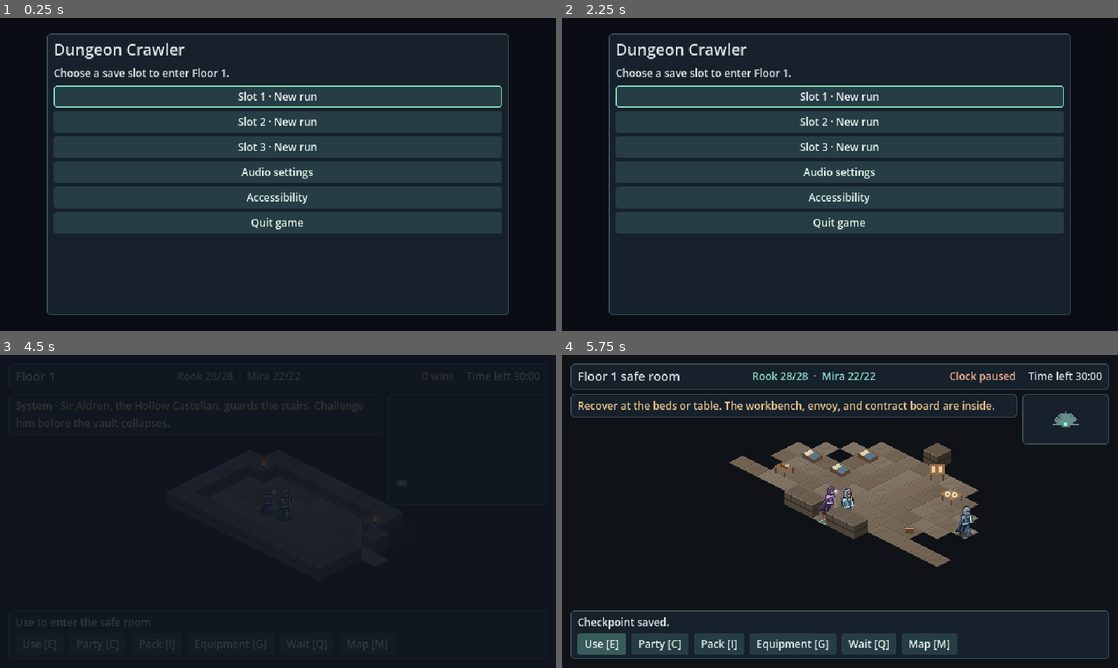
Above: before the commit, frames 1-4 (two rows, left to right).
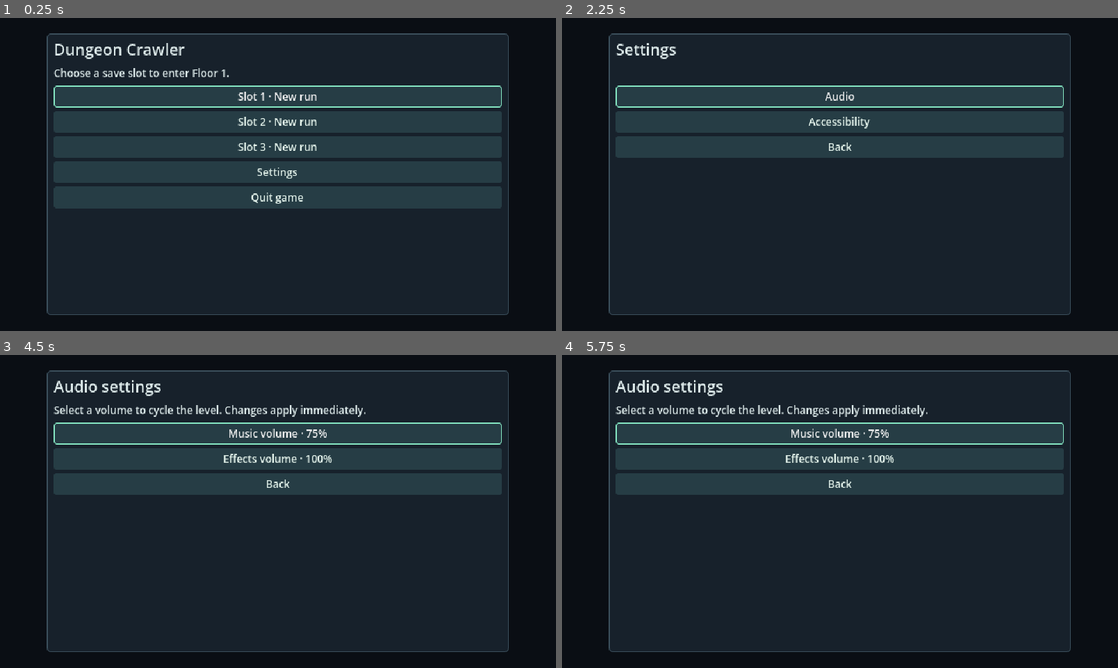
Above: after the commit, the same moments.

Repository: ChrisTitusTech/dungeon-crawler
Game: Godot game, scene res://scenes/main.tscn
Same seed, same stepped clock (60 frames per second), same inputs: the game is played once before the commit and once after it. Sound files missing from this copy of the repository are replaced by a short silence.
Inputs (mouse positions are in pixels of both pictures, inside the frame that each line leads up to):
- Up to frame 1 (0.25 s): no input
- Up to frame 2 (2.25 s): click (840, 171) at 0.5 s, where only the run before the commit has a clickable "Audio settings"; click (840, 96) at 1.25 s, where only the run after the commit has a clickable "Audio"; click "Back" at 2 s
- Up to frame 3 (4.5 s): click "Accessibility" at 2.75 s; click "Back" at 3.5 s; click (278, 433) at 4.25 s, where only the run before the commit has a clickable "Slot 1 · New run"
- Up to frame 4 (5.75 s): click (600, 642) at 5 s, where only the run before the commit has a clickable "Use [E]"

The runs differ from the first frame. In frame 1, 5.9% of the frame differs, in the area x 9-91%, y 47-69%; in frame 2, 18%; in frame 3, 19%; in frame 4, 31%, in the area x 1-99%, y 2-98%.

Commit message:
Open campaign pause menu with Escape

Diff:
--- a/project.godot
+++ b/project.godot
@@ -78,7 +78,7 @@
 }
 pause={
 "deadzone": 0.5,
-"events": [Object(InputEventKey,"physical_keycode":80), Object(InputEventJoypadButton,"button_index":6)]
+"events": [Object(InputEventKey,"keycode":4194305), Object(InputEventKey,"physical_keycode":80), Object(InputEventJoypadButton,"button_index":6)]
 }
 
 [rendering]
--- a/scripts/core/dungeon_game.gd
+++ b/scripts/core/dungeon_game.gd
@@ -186,6 +186,10 @@
 			get_viewport().set_input_as_handled()
 			_menu_back.call()
 		return
+	if _run != null and event.is_action_pressed(&"pause"):
+		get_viewport().set_input_as_handled()
+		_show_pause()
+		return
 	if not _can_explore():
 		return
 	if _run != null and event.is_action_pressed(&"interact"):
@@ -196,8 +200,6 @@
 		_show_inventory()
 	elif _run != null and event.is_action_pressed(&"open_equipment"):
 		_show_equipment()
-	elif _run != null and event.is_action_pressed(&"pause"):
-		_show_pause()
 	elif event.is_action_pressed(&"toggle_minimap"):
 		_toggle_minimap()
 	elif event.is_action_pressed(&"wait_turn"):
@@ -308,6 +310,8 @@
 	_hud.hide()
 	_dungeon.hide()
 	_interface.add_child(_battle)
+	if _menu != null:
+		_interface.move_child(_battle, _menu.get_index())
 	_battle.finished.connect(_close_battle)
 	var supplies: int = _run.count("tonic") if _run != null else _tonics
 	_audio.play_track(DungeonAudio.Track.BATTLE)
@@ -379,6 +383,8 @@
 
 
 func _show_slots(message: String = "Choose a save slot to enter Floor 1.") -> void:
+	if _battle != null:
+		_dismiss_battle()
 	_run = null
 	_floor = null
 	_dungeon.hide()
@@ -395,8 +401,7 @@
 			choices.append(CampaignMenu.choice("Replace slot %d" % slot, _confirm_replace.bind(slot)))
 		else:
 			choices.append(CampaignMenu.choice("Slot %d · New run" % slot, _new_slot.bind(slot)))
-	choices.append(CampaignMenu.choice("Audio settings", _show_audio_settings))
-	choices.append(CampaignMenu.choice("Accessibility", _show_accessibility))
+	choices.append(CampaignMenu.choice("Settings", _show_settings.bind(_show_slots)))
 	choices.append(CampaignMenu.choice("Quit game", _quit))
 	_present("Dungeon Crawler", message, choices, false)
 
@@ -909,26 +914,41 @@
 
 
 func _show_pause() -> void:
-	_present("Paused", "Use the safe room to record progress. Returning to the slot menu ends this session.", [
-		CampaignMenu.choice("Resume", _hide_menu),
-		CampaignMenu.choice("Audio settings", _show_audio_settings.bind(true)),
-		CampaignMenu.choice("Accessibility", _show_accessibility.bind(true)),
+	if _battle != null:
+		_battle.hold_controls()
+	_present("Paused", "Leaving the run returns you to your last checkpoint the next time you play.", [
+		CampaignMenu.choice("Resume", _resume_run),
+		CampaignMenu.choice("Settings", _show_settings.bind(_show_pause)),
 		CampaignMenu.choice("Return to save slots", _show_slots),
-	])
-
-
-func _show_audio_settings(from_pause: bool = false) -> void:
-	var back: Callable = _show_pause if from_pause else _show_slots
-	_present("Audio settings", "Select a volume to cycle the level. Changes apply immediately.", [
-		CampaignMenu.choice("Music volume · %d%%" % _audio.music_volume, _change_volume.bind(true, from_pause)),
-		CampaignMenu.choice("Effects volume · %d%%" % _audio.effects_volume, _change_volume.bind(false, from_pause)),
+		CampaignMenu.choice("Quit game", _quit),
+	], true, _resume_run)
+
+
+func _resume_run() -> void:
+	_hide_menu()
+	_resume_scene_controls()
+
+
+func _show_settings(back: Callable) -> void:
+	var settings: Callable = _show_settings.bind(back)
+	_present("Settings", "", [
+		CampaignMenu.choice("Audio", _show_audio_settings.bind(settings)),
+		CampaignMenu.choice("Accessibility", _show_accessibility.bind(settings)),
 		CampaignMenu.choice("Back", back),
 	], true, back)
 
 
-func _change_volume(music: bool, from_pause: bool) -> void:
+func _show_audio_settings(back: Callable) -> void:
+	_present("Audio settings", "Select a volume to cycle the level. Changes apply immediately.", [
+		CampaignMenu.choice("Music volume · %d%%" % _audio.music_volume, _change_volume.bind(true, back)),
+		CampaignMenu.choice("Effects volume · %d%%" % _audio.effects_volume, _change_volume.bind(false, back)),
+		CampaignMenu.choice("Back", back),
+	], true, back)
+
+
+func _change_volume(music: bool, back: Callable) -> void:
 	_audio.cycle_volume(music)
-	_show_audio_settings(from_pause)
+	_show_audio_settings(back)
 
 
 func _load_accessibility() -> void:
@@ -942,24 +962,25 @@
 func _apply_accessibility() -> void:
 	_dungeon.reduced_motion = _reduced_motion
 	_fade.reduced_motion = _reduced_motion
+	if _battle != null:
+		_battle.update_motion_setting(_reduced_motion)
 	_held_action = &""
 
 
-func _show_accessibility(from_pause: bool = false, notice: String = "") -> void:
-	var back: Callable = _show_pause if from_pause else _show_slots
+func _show_accessibility(back: Callable, notice: String = "") -> void:
 	var detail := "Reduced motion skips scene fades, camera slides, and combat motion effects. One tile per press turns off held movement."
 	if not notice.is_empty():
 		detail += "\n\n" + notice
 	_present("Accessibility", detail, [
 		CampaignMenu.choice("Reduced motion · %s" % ("On" if _reduced_motion else "Off"),
-			_toggle_accessibility.bind(true, from_pause)),
+			_toggle_accessibility.bind(true, back)),
 		CampaignMenu.choice("One tile per press · %s" % ("On" if _single_step else "Off"),
-			_toggle_accessibility.bind(false, from_pause)),
+			_toggle_accessibility.bind(false, back)),
 		CampaignMenu.choice("Back", back),
 	], true, back)
 
 
-func _toggle_accessibility(motion: bool, from_pause: bool) -> void:
+func _toggle_accessibility(motion: bool, back: Callable) -> void:
 	if motion:
 		_reduced_motion = not _reduced_motion
 	else:
@@ -970,7 +991,7 @@
 	settings.set_value("accessibility", "single_step", _single_step)
 	var error: Error = settings.save(accessibility_path)
 	var notice: String = "" if error == OK else "Settings applied for this session. Could not save them."
-	_show_accessibility(from_pause, notice)
+	_show_accessibility(back, notice)
 
 
 func _show_summary(notice: String = "") -> void:
--- a/scripts/ui/battle_view.gd
+++ b/scripts/ui/battle_view.gd
@@ -26,6 +26,7 @@
 @onready var _continue: Button = %Continue
 @onready var _enemy_delay: Timer = $EnemyDelay
 @onready var _backdrop: TextureRect = $Backdrop
+@onready var _arena_material: Material = _backdrop.material
 
 var rules: BattleRules
 var _party_cards: Array[BattleFighterView] = []
@@ -73,13 +74,23 @@
 func release_controls() -> void:
 	if _controls_held:
 		_controls_held = false
-		_render()
+		if not _animating:
+			_render()
 
 
 func hold_controls() -> void:
 	_controls_held = true
+	_enemy_delay.stop()
 	_lock_commands()
 	_continue.disabled = true
+
+
+func update_motion_setting(enabled: bool) -> void:
+	reduced_motion = enabled
+	_backdrop.material = null if enabled else _arena_material
+	for card: BattleFighterView in _party_cards:
+		card.reduced_motion = enabled
+	_enemy_card.reduced_motion = enabled
 
 
 func show_floor_clock(remaining: String) -> void:
--- a/tests/test_floor_one.gd
+++ b/tests/test_floor_one.gd
@@ -37,6 +37,8 @@
 	var heading: Label = game._menu.get_node("%Heading")
 	assert_eq(heading.text, "Paused")
 	_tap_pad(JOY_BUTTON_DPAD_DOWN)
+	_tap_pad(JOY_BUTTON_A)
+	assert_eq(heading.text, "Settings")
 	_tap_pad(JOY_BUTTON_DPAD_DOWN)
 	_tap_pad(JOY_BUTTON_A)
 	assert_eq(heading.text, "Accessibility")
@@ -45,6 +47,8 @@
 	_tap_pad(JOY_BUTTON_A)
 	assert_true(game._dungeon.reduced_motion)
 	assert_true(game._single_step)
+	_tap_pad(JOY_BUTTON_B)
+	assert_eq(heading.text, "Settings")
 	_tap_pad(JOY_BUTTON_B)
 	assert_eq(heading.text, "Paused")
 	_tap_pad(JOY_BUTTON_B)
@@ -81,6 +85,54 @@
 		event.button_index = button
 		event.pressed = pressed
 		get_viewport().push_input(event)
+
+
+func _tap_escape() -> void:
+	for pressed: bool in [true, false]:
+		var event := InputEventKey.new()
+		event.keycode = KEY_ESCAPE
+		event.pressed = pressed
+		get_viewport().push_input(event)
+
+
+func test_escape_pauses_battle_and_can_return_to_save_slots() -> void:
+	var game: DungeonGame = GAME.instantiate() as DungeonGame
+	game.save_directory = _directory
+	add_child_autofree(game)
+	game._new_slot(1)
+	var checkpoint: Dictionary = CampaignSave.read(_directory, 1)
+	var floor_state: DungeonFloor = game._run.floor
+	floor_state.encounter = floor_state.enemy_at(_find(floor_state, "r"))
+	game._open_battle(DungeonFloor.EnemyKind.RAT)
+	var battle: BattleView = game._battle
+	battle._choose(BattleRules.Command.DEFEND)
+	battle._choose(BattleRules.Command.DEFEND)
+	assert_same(battle.rules.current_fighter(), battle.rules.enemy)
+	assert_false(battle._enemy_delay.is_stopped())
+
+	_tap_escape()
+	var heading: Label = game._menu.get_node("%Heading")
+	assert_eq(heading.text, "Paused")
+	assert_gt(game._menu.get_index(), battle.get_index(), "The pause menu draws above combat.")
+	assert_true(battle._enemy_delay.is_stopped())
+	battle._enemy_turn()
+	assert_same(battle.rules.current_fighter(), battle.rules.enemy)
+	var seconds_left: float = game._run.seconds_left
+	game._update_floor_clock(1.0)
+	assert_eq(game._run.seconds_left, seconds_left)
+
+	_tap_escape()
+	assert_false(game._menu.visible)
+	assert_false(battle._enemy_delay.is_stopped())
+	battle._enemy_turn()
+	assert_ne(battle.rules.current_fighter(), battle.rules.enemy)
+	_tap_escape()
+	var choices: VBoxContainer = game._menu.get_node("%Choices")
+	(choices.get_child(2) as Button).pressed.emit()
+	assert_eq(heading.text, "Dungeon Crawler")
+	assert_null(game._battle)
+	assert_eq(CampaignSave.read(_directory, 1), checkpoint)
+	await wait_process_frames(1)
 
 
 func test_equipment_screen_swaps_gear_and_saves_slot_changes() -> void:
@@ -297,10 +349,11 @@
 	game._update_floor_clock(1500.5)
 	assert_eq(game._turn.text, "Time left 05:00")
 	assert_string_contains(game._announcer.text, "Five minutes")
-	game._show_pause()
+	_tap_escape()
+	assert_eq(heading.text, "Paused")
 	game._update_floor_clock(100.0)
 	assert_eq(game._run.seconds_left, 299.5)
-	game._hide_menu()
+	_tap_escape()
 	game._update_floor_clock(299.5)
 	assert_eq(heading.text, "The floor collapsed")
 	var reload_button: Button = choices.get_child(0)
